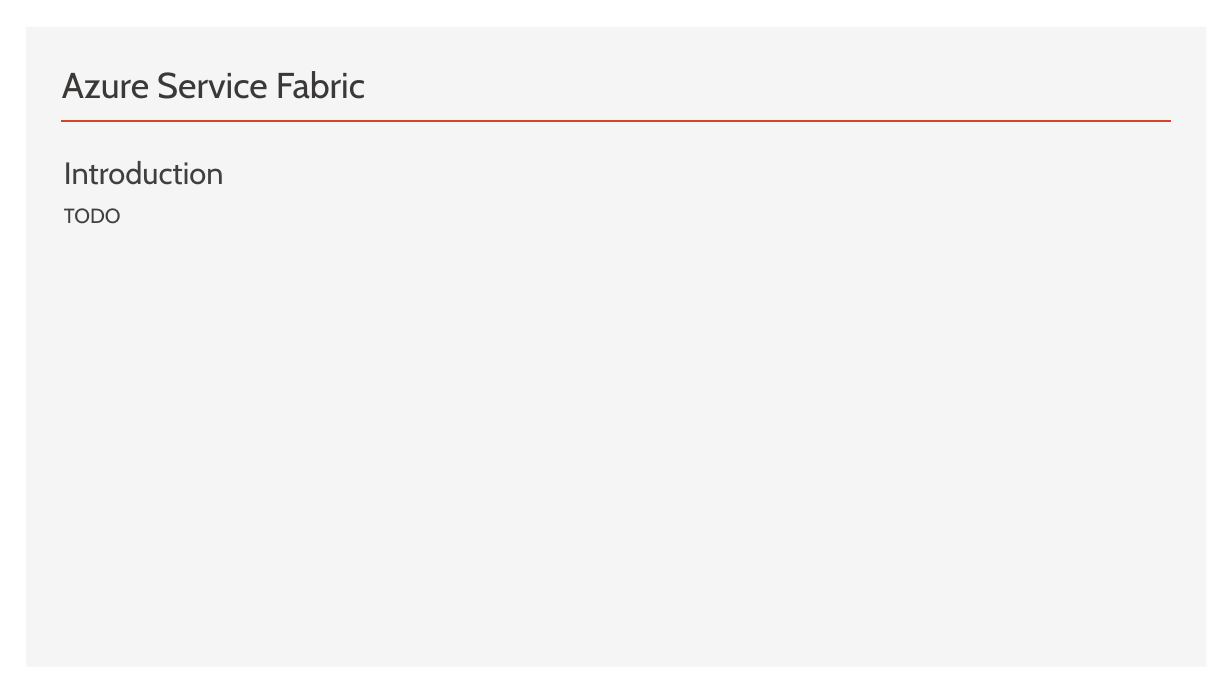
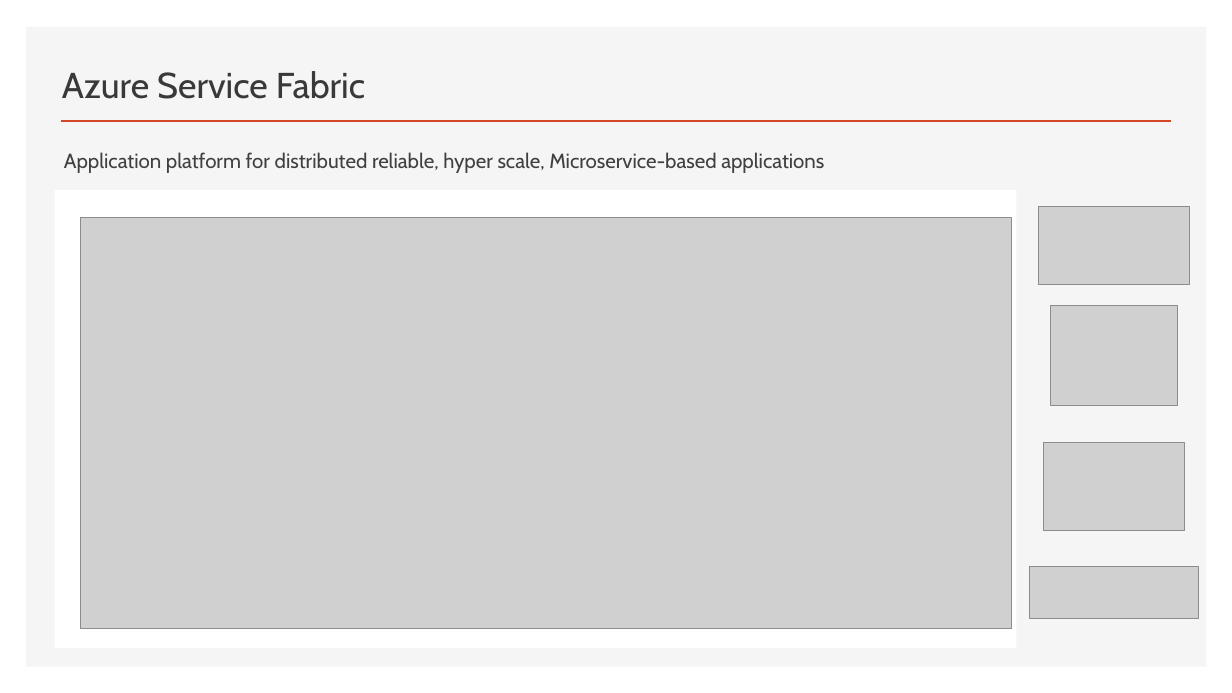
Before and after one commit to brianperera/EasyMaintain, a slide deck: slide 12 of Documents/MicroServices.pptx (slide 10 before the commit). Drawn at 1232x693 pixels with LibreOffice and Linux fonts; fonts in the diff are those of the drawing; grey boxes stand for pictures. Boxes give left, top, right and bottom in pixels: in the first picture for what was removed or moved away, otherwise in the second. Text is boxed around its words. In the diff, an @@ line names an element or a change of style, - is before the commit and + after.

Commit message:
updated

```diff
--- a/Documents/MicroServices.pptx
+++ b/Documents/MicroServices.pptx
@@ text removed at (64, 161, 224, 224) @@
-Introduction
-TODO
@@ text added at (64, 152, 824, 173), 16 pt, text #404040 @@
+Application platform for distributed reliable, hyper scale, Microservice-based applications
@@ rectangle added at (55, 190, 1017, 649), fill #FFFFFF @@
@@ picture added at (1039, 206, 1189, 284) @@
@@ picture added at (80, 217, 1012, 628) @@
@@ picture added at (1051, 305, 1178, 406) @@
@@ picture added at (1043, 443, 1185, 531) @@
@@ picture added at (1030, 567, 1198, 619) @@
```
Also in this commit, not shown: 4 other slides changed, 10 slides added, 7 slides removed.
